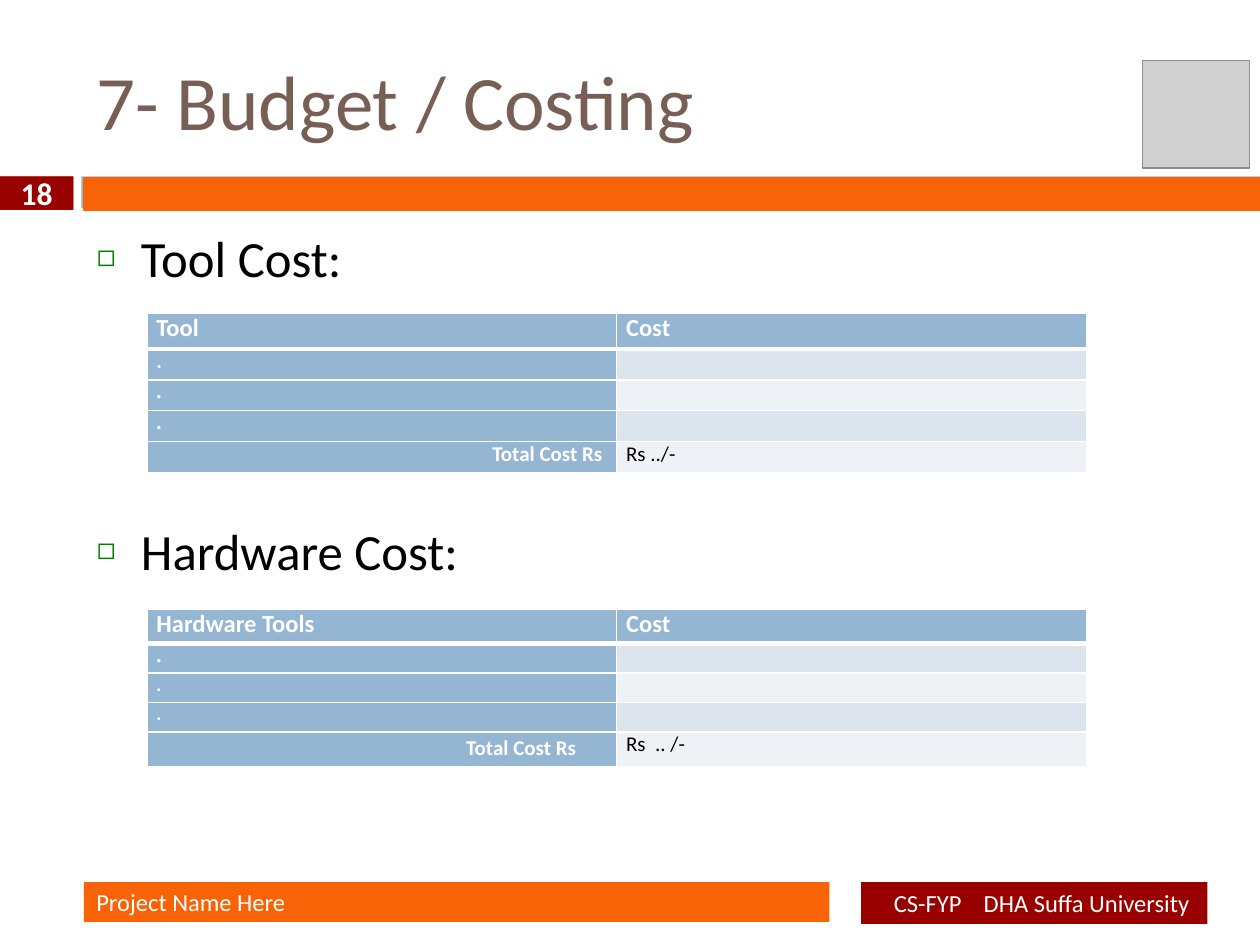
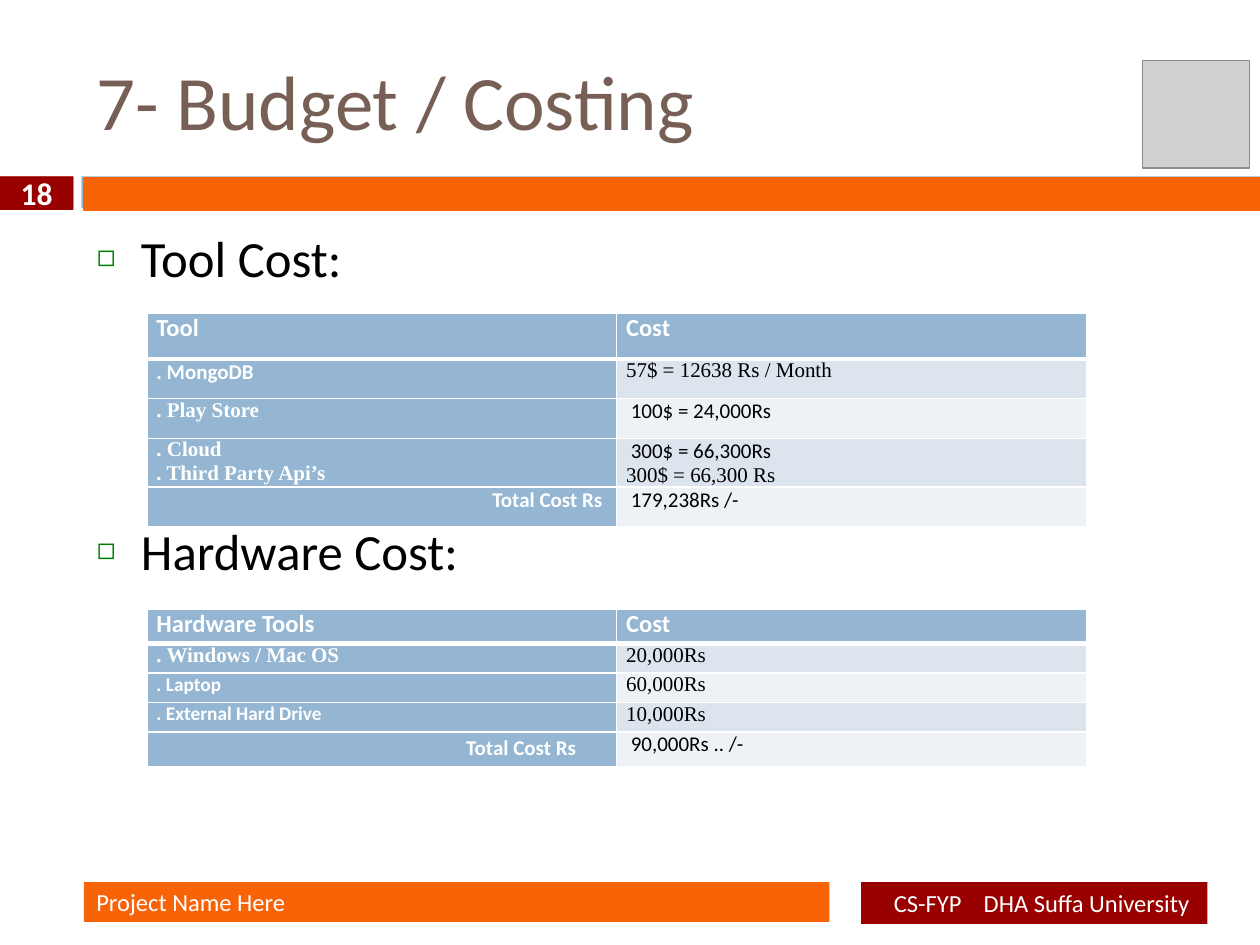
Before and after one commit to poorab21/Maid_In-FYP-, a slide deck: slide 18 of Maid In Proposal Defence Document.pptx. Drawn at 1260x945 pixels with LibreOffice and Linux fonts; fonts in the diff are those of the drawing; grey boxes stand for pictures; background and template pictures are left out. Boxes give left, top, right and bottom in pixels: in the first picture for what was removed or moved away, otherwise in the second. Text is boxed around its words. In the diff, an @@ line names an element or a change of style, - is before the commit and + after.

```diff
--- a/Maid In Proposal Defence Document.pptx
+++ b/Maid In Proposal Defence Document.pptx
@@ table at (x1=147, y1=312, x2=1087, y2=528) @@
-row 2, column 1: .
+row 2, column 1: . MongoDB
-row 2, column 2: 
+row 2, column 2: 57$ = 12638 Rs / Month
-row 3, column 1: .
+row 3, column 1: . Play Store
-row 3, column 2: 
+row 3, column 2: 100$ = 24,000Rs
-row 4, column 1: .
+row 4, column 1: . Cloud / . Third Party Api’s
-row 4, column 2: 
+row 4, column 2: 300$ = 66,300Rs / 300$ = 66,300 Rs
-row 5, column 2: Rs ../-
+row 5, column 2: 179,238Rs /-
@@ table at (x1=147, y1=609, x2=1087, y2=766) @@
-row 2, column 1: .
+row 2, column 1: . Windows / Mac OS
-row 2, column 2: 
+row 2, column 2: 20,000Rs
-row 3, column 1: .
+row 3, column 1: . Laptop
-row 3, column 2: 
+row 3, column 2: 60,000Rs
-row 4, column 1: .
+row 4, column 1: . External Hard Drive
-row 4, column 2: 
+row 4, column 2: 10,000Rs
-row 5, column 2: Rs .. /-
+row 5, column 2: 90,000Rs .. /-
```
Also in this commit, not shown: 3 other slides changed, 1 other file.
